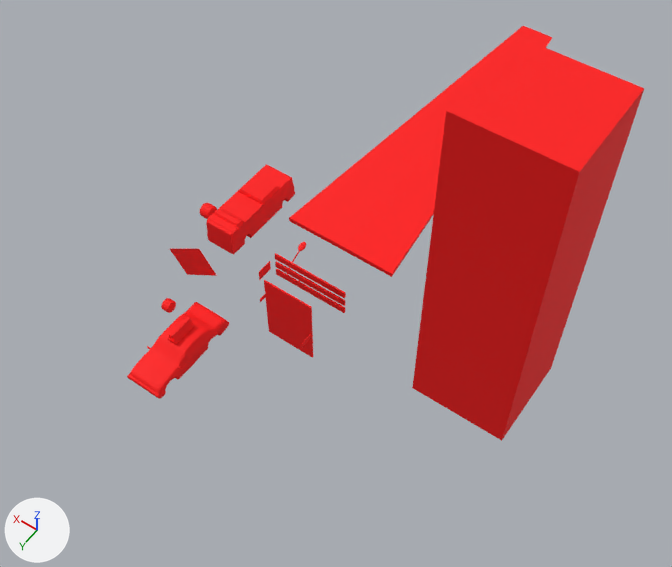
Before and after pictures for a commit that changed the FBX model Assets/HighRes.fbx.
Both versions are drawn from a 50 mm camera at (-60.6, 71.4, 123.2) aimed at (-6.4, -4.5, 3.9). Lighting does not change. The marker at lower left points along +X, +Y and +Z. Where no turn or scale is listed for an object, it has been applied to the vertices.

The older version as bpy lines, for what is in view:
```python
ob_pcube39 = bpy.data.objects.new('pCube39', me_mesh_005)
ob_pcube39.location = (0.0, -5.8, 0.0)
ob_pcube4 = bpy.data.objects.new('pCube4', me_mesh_003)
ob_pcube4.location = (15.0, 5.9, 4.6)
ob_pcube40 = bpy.data.objects.new('pCube40', me_mesh_006)
ob_pcube40.location = (-3.0, 3.7, 0.4)
ob_pcube41 = bpy.data.objects.new('pCube41', me_mesh_007)
ob_pcube41.location = (0.0, -14.8, 0.0)
ob_pcube71 = bpy.data.objects.new('pCube71', me_mesh_009)
ob_pcube71.location = (-7.5, 5.0, 0.0)
ob_pcube72 = bpy.data.objects.new('pCube72', me_mesh_010)
ob_pcube72.location = (5.6, -0.9, 2.3)
ob_pcube73 = bpy.data.objects.new('pCube73', me_mesh_011)
ob_pcube73.location = (4.1, 1.5, -1.3)
ob_pcube84 = bpy.data.objects.new('pCube84', me_mesh_015)
ob_pcube84.location = (0.0, -5.8, -2.2)
ob_pcube85 = bpy.data.objects.new('pCube85', me_mesh_016)
ob_pcube85.location = (0.0, -5.8, -4.2)
# also in view: 'pPlane3' at (8.6, 17.7, 0.1); 'pCube2' at (-30.5, -15.0, 15.7); 'pPlane4' at (17.1, -11.7, 1.2)
```
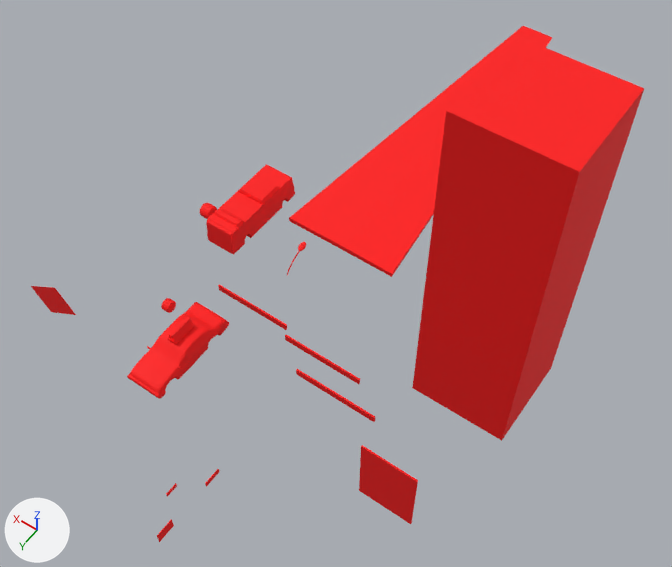
Scene script edits in JSON lines:
```json
{"op": "set", "path": "ob_pcube73.location", "old": "(4.1, 1.5, -1.3)", "new": "(-6.7, 36.7, -1.3)"}
{"op": "set", "path": "ob_pcube71.location", "old": "(-7.5, 5.0, 0.0)", "new": "(-10.8, 32.2, 0.0)"}
{"op": "set", "path": "ob_pcube40.location", "old": "(-3.0, 3.7, 0.4)", "new": "(-32.1, 18.8, 0.4)"}
{"op": "set", "path": "ob_pcube72.location", "old": "(5.6, -0.9, 2.3)", "new": "(-11.6, 42.7, 2.3)"}
{"op": "set", "path": "ob_pcube85.location", "old": "(0.0, -5.8, -4.2)", "new": "(5.9, 2.7, -4.2)"}
{"op": "set", "path": "ob_pcube39.location", "old": "(0.0, -5.8, 0.0)", "new": "(-17.1, 10.7, 0.0)"}
{"op": "set", "path": "ob_pcube4.location", "old": "(15.0, 5.9, 4.6)", "new": "(27.9, 24.8, 4.6)"}
{"op": "set", "path": "ob_pcube84.location", "old": "(0.0, -5.8, -2.2)", "new": "(-10.8, 5.4, -2.2)"}
```

Changed parts and their boxes (x1, y1, x2, y2) in the pictures (672 x 567 px):
```json
{"object": "pCube40", "change": "moved", "before": [264, 280, 313, 358], "after": [359, 445, 418, 524]}
{"object": "pCube4", "change": "moved", "before": [170, 249, 217, 276], "after": [31, 286, 76, 315]}
{"object": "pCube39", "change": "moved", "before": [275, 253, 346, 298], "after": [296, 369, 375, 422]}
{"object": "pCube84", "change": "moved", "before": [275, 261, 345, 306], "after": [285, 335, 360, 384]}
{"object": "pCube85", "change": "moved", "before": [276, 269, 345, 313], "after": [218, 284, 287, 330]}
{"object": "pCube72", "change": "moved", "before": [259, 261, 271, 280], "after": [157, 519, 174, 542]}
{"object": "pCube71", "change": "moved", "before": [301, 334, 312, 348], "after": [205, 469, 219, 487]}
{"object": "pCube73", "change": "moved", "before": [260, 294, 265, 302], "after": [166, 483, 177, 497]}
```
